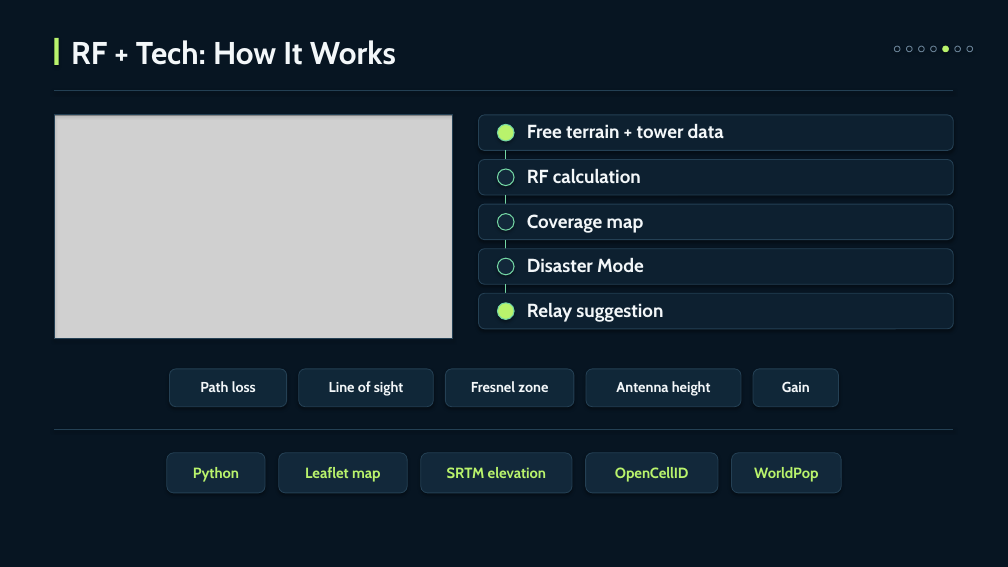
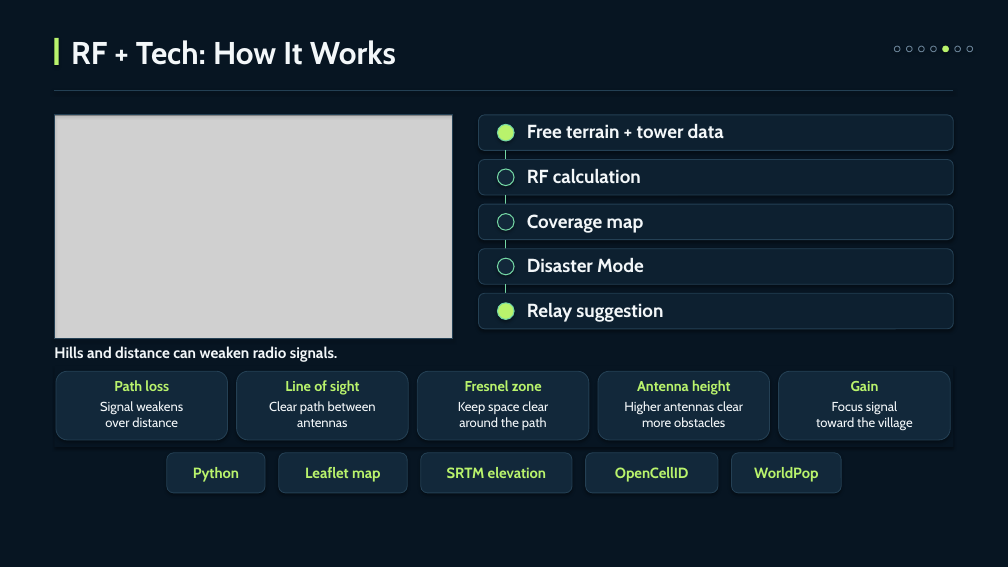
Before and after one commit to sachin20072909/Arduino-learning-journey.., a slide deck: slide 5 of SignalShield_IEEE_APS_Ideathon_2026.pptx. Drawn at 1008x567 pixels with LibreOffice and Linux fonts; fonts in the diff are those of the drawing; grey boxes stand for pictures. Boxes give left, top, right and bottom in pixels: in the first picture for what was removed or moved away, otherwise in the second. Text is boxed around its words. In the diff, an @@ line names an element or a change of style, - is before the commit and + after.

Commit message:
Expand SignalShield pitch explanations and add contact email

```diff
--- a/SignalShield_IEEE_APS_Ideathon_2026.pptx
+++ b/SignalShield_IEEE_APS_Ideathon_2026.pptx
@@ text added at <box>54,346,338,362</box>, 14.5 pt, text #F3F7F9, bold @@
+Hills and distance can weaken radio signals.
@@ rectangle added at <box>54,366,954,447</box>, fill #071522 @@
@@ rounded rectangle added at <box>56,371,228,440</box>, fill #12283A, outline #244054 0.8 pt @@
@@ text "Path loss": place and size @@
-text "Path loss" at <box>200,381,256,392</box>
+text "Path loss" at <box>114,380,169,391</box>
@@ rounded rectangle removed at <box>169,369,287,407</box> @@
@@ fill #102738 to #12283A in 3 elements at <box>598,371,770,440</box>, <box>417,371,589,440</box>, <box>237,371,408,440</box> @@
@@ rounded rectangle: place and size @@
-rounded rectangle at <box>299,369,433,407</box>
+rounded rectangle at <box>237,371,408,440</box>
@@ text "Line of sight": place and size @@
-text "Line of sight" at <box>329,381,403,396</box>
+text "Line of sight" at <box>285,380,359,394</box>
@@ rounded rectangle: place and size @@
-rounded rectangle at <box>445,369,574,407</box>
+rounded rectangle at <box>417,371,589,440</box>
@@ rounded rectangle: place and size @@
-rounded rectangle at <box>586,369,741,407</box>
+rounded rectangle at <box>598,371,770,440</box>
@@ text "Antenna height": place and size @@
-text "Antenna height" at <box>616,381,711,396</box>
+text "Antenna height" at <box>637,380,730,394</box>
@@ rounded rectangle removed at <box>753,369,839,407</box> @@
@@ rounded rectangle added at <box>779,371,951,440</box>, fill #12283A, outline #244054 0.8 pt @@
@@ size 13.7 to 13.6 pt, text colour #F3F7F9 to #B9F36C in 5 elements at <box>637,380,730,394</box>, <box>465,380,542,391</box>, <box>285,380,359,394</box>, <box>114,380,169,391</box>, <box>851,381,879,391</box> @@
@@ text "Gain": place and size @@
-text "Gain" at <box>782,381,810,392</box>
+text "Gain" at <box>851,381,879,391</box>
@@ text added at <box>100,401,183,427</box>, 12.4 pt, text #F3F7F9 @@
+Signal weakens
+over distance
@@ text added at <box>269,401,376,427</box>, 12.4 pt, text #F3F7F9 @@
+Clear path between
+antennas
@@ text added at <box>458,401,548,430</box>, 12.4 pt, text #F3F7F9 @@
+Keep space clear
+around the path
@@ text added at <box>624,401,743,427</box>, 12.4 pt, text #F3F7F9 @@
+Higher antennas clear
+more obstacles
@@ text added at <box>816,401,913,431</box>, 12.4 pt, text #F3F7F9 @@
+Focus signal
+toward the village
@@ line removed from (54, 430) to (954, 430) @@
```
Also in this commit, not shown: 6 other slides changed.
